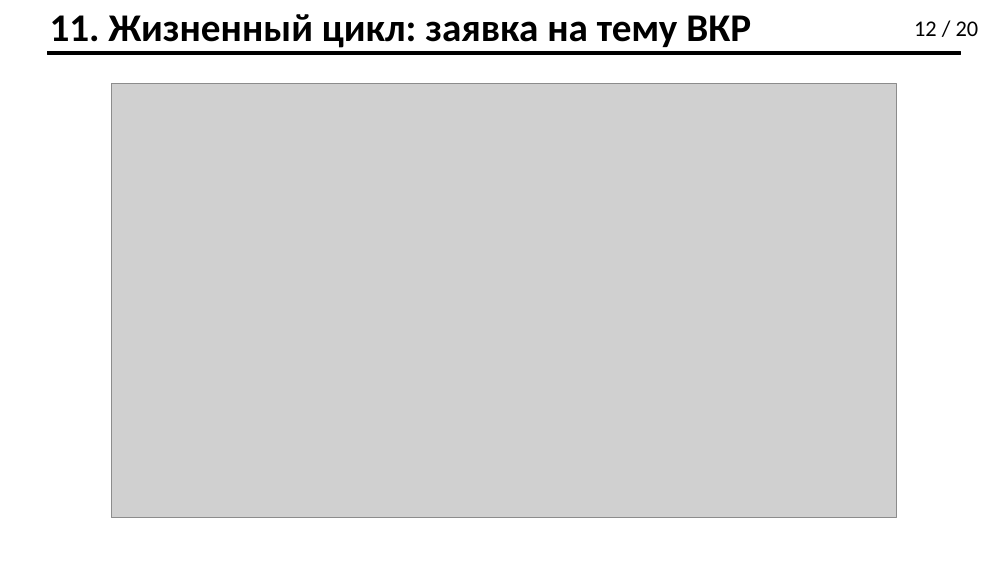
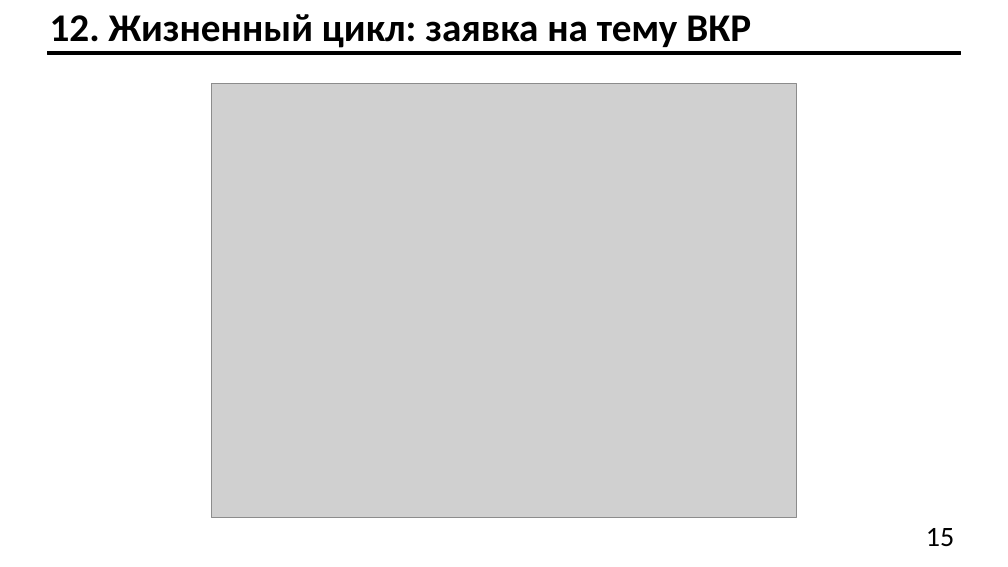
Before and after one commit to Effecktus/AcademicTopicSelectionService, a slide deck: slide 15 of docs/ilyin_pres.pptx (slide 12 before the commit). Drawn at 1008x567 pixels with LibreOffice and Linux fonts; fonts in the diff are those of the drawing; grey boxes stand for pictures. Boxes give left, top, right and bottom in pixels: in the first picture for what was removed or moved away, otherwise in the second. Text is boxed around its words. In the diff, an @@ line names an element or a change of style, - is before the commit and + after.

```diff
--- a/docs/ilyin_pres.pptx
+++ b/docs/ilyin_pres.pptx
@@ text at (50, 14, 751, 48): text changed @@
-11. Жизненный цикл: заявка на тему ВКР
+12. Жизненный цикл: заявка на тему ВКР
@@ text removed at (914, 21, 979, 36) @@
-12 / 20
@@ picture: place and size @@
-picture at (111, 84, 896, 518)
+picture at (212, 84, 796, 518)
@@ text added at (926, 528, 954, 546), 20 pt, text #000000 @@
+15
```
Also in this commit, not shown: 19 other slides changed, 3 slides added, 23 other files.
